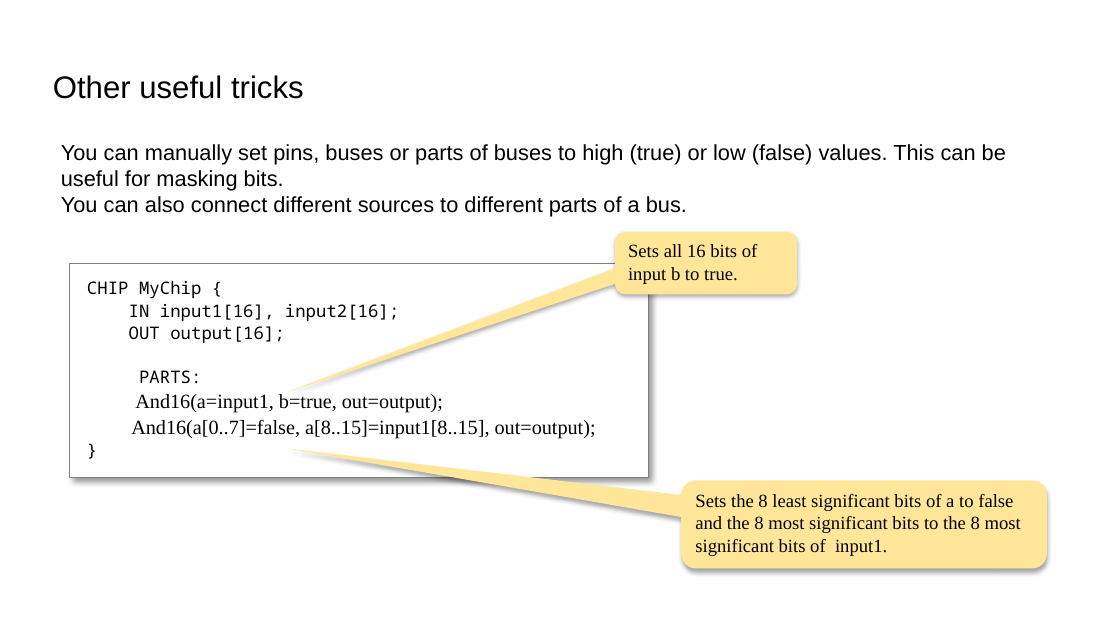
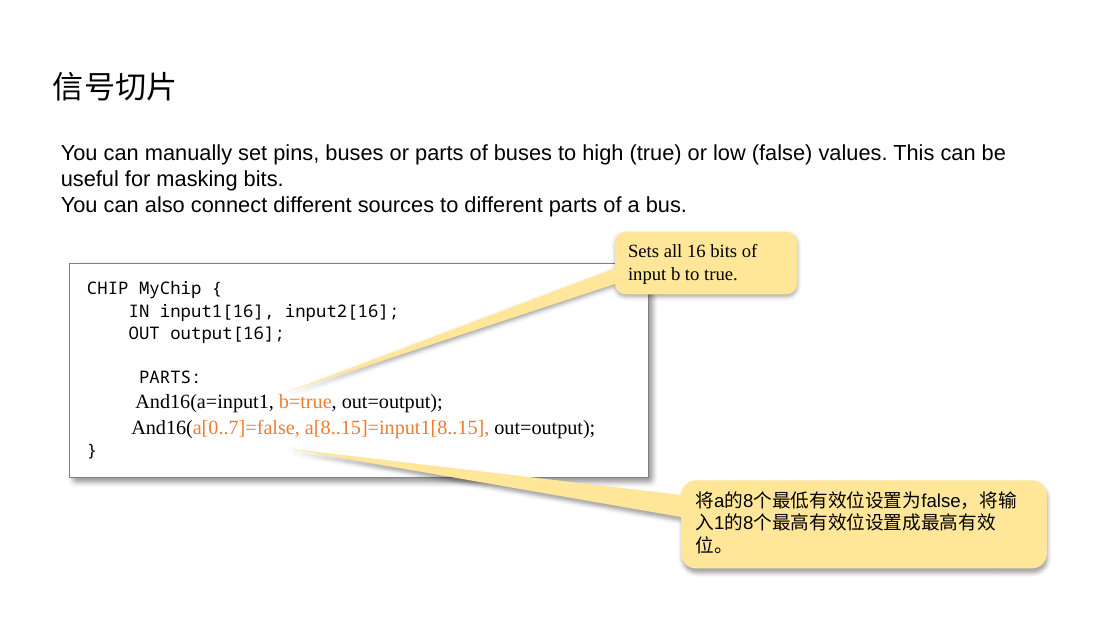
Before and after one commit to vcboy1/Leeds, a slide deck: slide 16 of 26fall/1860/Lecture/Week1.5/Lab 1.5.2 HDL & CAD LAB 2.pptx (slide 24 before the commit). Drawn at 1120x630 pixels with LibreOffice and Linux fonts; fonts in the diff are those of the drawing; background and template pictures are left out. Boxes give left, top, right and bottom in pixels: in the first picture for what was removed or moved away, otherwise in the second. Text is boxed around its words. In the diff, an @@ line names an element or a change of style, - is before the commit and + after.

```diff
--- a/26fall/1860/Lecture/Week1.5/Lab 1.5.2 HDL & CAD LAB 2.pptx
+++ b/26fall/1860/Lecture/Week1.5/Lab 1.5.2 HDL & CAD LAB 2.pptx
@@ title at [53, 72, 178, 101]: text changed @@
-Other useful tricks
+信号切片
@@ text in rectangle at [131, 394, 595, 438]: text colour #000000 to #ED7D31 in "b=true,", "And16(a[0..7]=false, a[8..15]=input1[8..15]," @@
@@ text in rounded speech box at [695, 491, 1016, 554]: text changed; font Times New Roman to Arial @@
-Sets the 8 least significant bits of a to false and the 8 most significant bits to the 8 most significant bits of input1.
+将a的8个最低有效位设置为false，将输入1的8个最高有效位设置成最高有效位。
```
Also in this commit, not shown: 11 other slides changed, 1 slide added, 3 slides removed, 20 other files.
